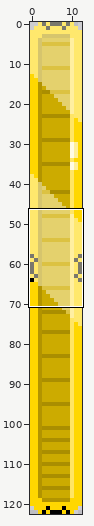
File history of a sprite sheet, prjVenomBite/sprites/healthbarBorder_spr/layers/4730e3c6-a5a5-4f96-bc3c-9ba4aff04918/ed80b9fc-e395-4795-88f9-5047a7a02e67.png. Above, an overview of the earlier version with the close-up marked.
Close-up. Before the edit:
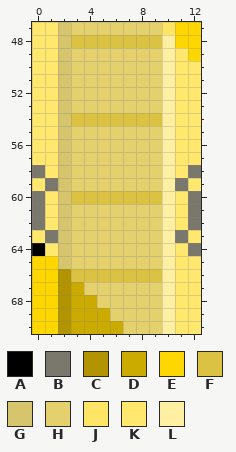
The file is 13x123 pixels. Shown: x 0..12, y 47..70. The commit also changed other parts of the picture, which this record leaves out.
Palette (. is transparent): A #000000  B #7a786d  C #b29400  D #ccab00  E #ffd700  F #dcc242  G #d6c56d  H #e4d16d  J #ffe565  K #ffe86d  L #ffefa2
New version:
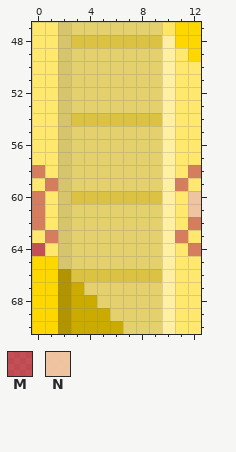
Colours new in this view: M #bf151dad  N #f4c39dec
Changes in this commit:
colour B: #7a786d -> #d7663bc5
y 60..61: x 12 B -> N
y 64: x 0 A -> M
